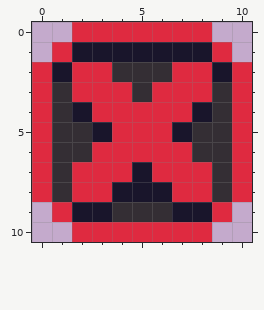
Two versions of one pixel-art sprite, Images/button_close.png. That is the earlier state.
The file is 22x22 pixels, drawn in blocks of 2x2; one block is one cell here.
And afterwards:
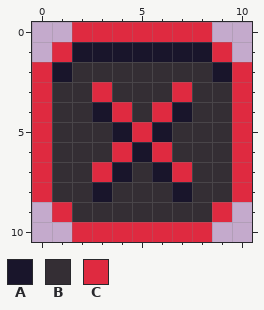
Palette (. is transparent): A #19152b  B #342e34  C #df2a40
The author wrote: Make the x in the close button a bit thinner
From old to new:
Colour C gives way to colour A in row 4 at x 3 and 7; in row 5 at x 4 and 6; in row 6 at x 5; in row 7 at x 4 and 6; in row 8 at x 3 and 7.
Colour A gives way to colour B in row 4 at x 2 and 8; in row 5 at x 3 and 7; in row 7 at x 5; in row 8 at x 4 to 6; in row 9 at x 2 to 3 and 7 to 8.
Colour C gives way to colour B in row 2 at x 2 to 3 and 7 to 8; in row 3 at x 2, 4, 6 and 8; in row 4 at x 5; in row 6 at x 3 and 7; in rows 7 to 8 at x 2 and 8.
Where, in picture pixels (left, top, right, bottom), the same in both pictures:
changed: (72, 62, 212, 222)
